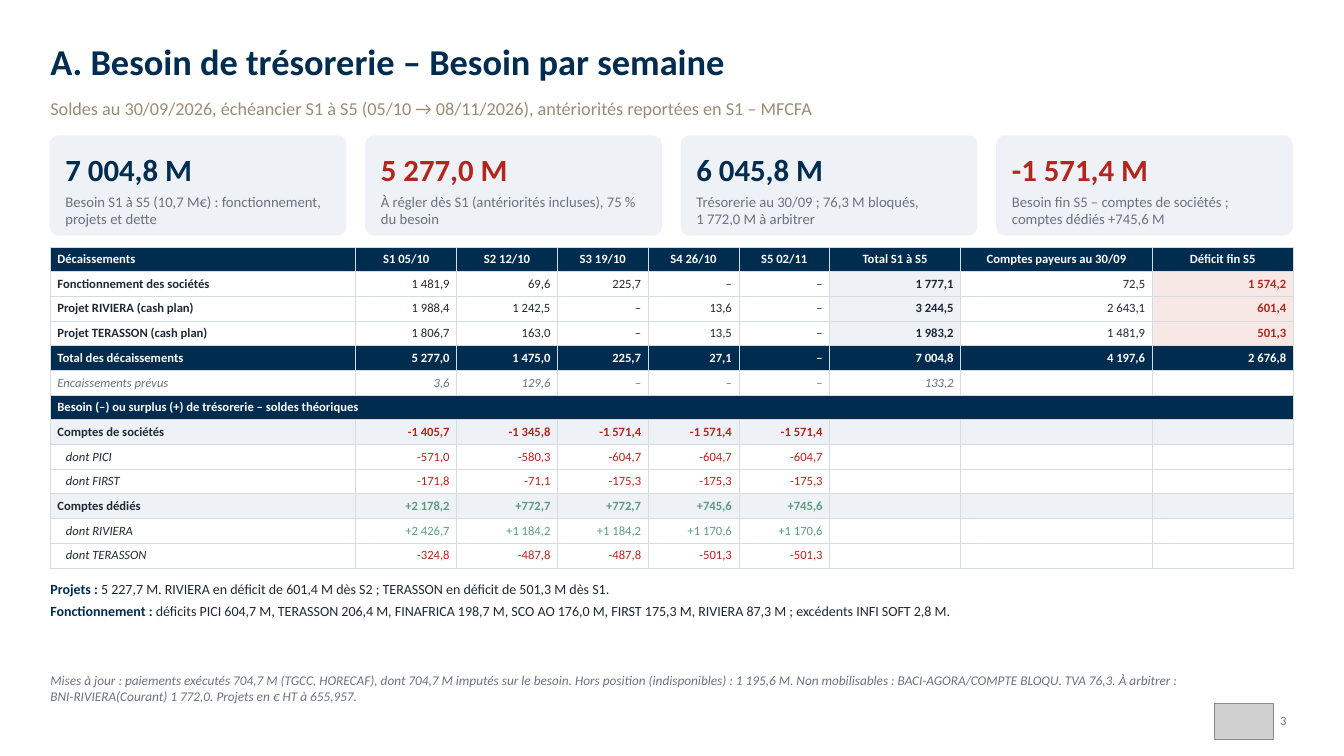
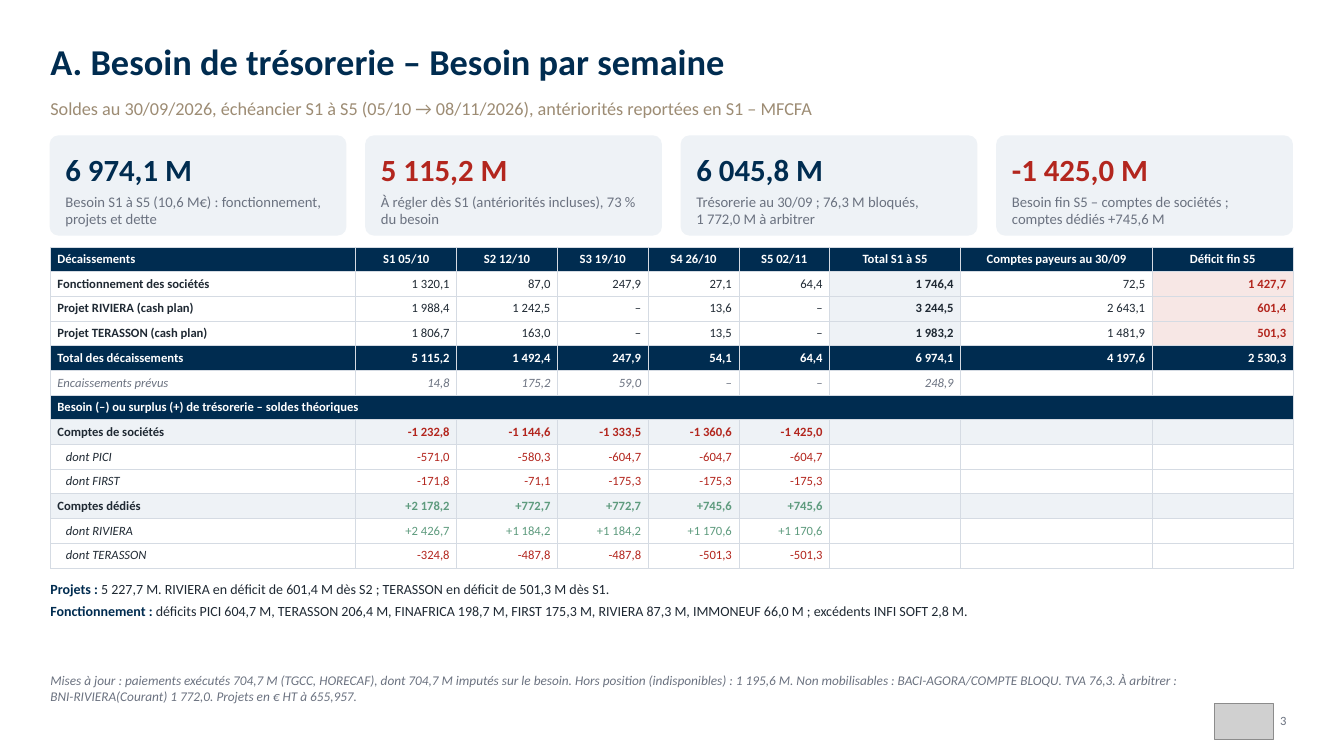
Before and after one commit to angehkouadio/claudeproject, a slide deck: slide 3 of RCI_Besoins_Tresorerie_Comptes_Paiement_30-09-2026.pptx. Drawn at 1344x756 pixels with LibreOffice and Linux fonts; fonts in the diff are those of the drawing; grey boxes stand for pictures. Boxes give left, top, right and bottom in pixels: in the first picture for what was removed or moved away, otherwise in the second. Text is boxed around its words. In the diff, an @@ line names an element or a change of style, - is before the commit and + after.

```diff
--- a/RCI_Besoins_Tresorerie_Comptes_Paiement_30-09-2026.pptx
+++ b/RCI_Besoins_Tresorerie_Comptes_Paiement_30-09-2026.pptx
@@ text at [65,160,192,185]: text changed @@
-7 004,8 M
+6 974,1 M
@@ text at [381,161,508,185]: text changed @@
-5 277,0 M
+5 115,2 M
@@ text at [1012,161,1148,185]: text changed @@
--1 571,4 M
+-1 425,0 M
@@ text at [65,196,321,227]: text changed @@
-Besoin S1 à S5 (10,7 M€) : fonctionnement, projets et dette
+Besoin S1 à S5 (10,6 M€) : fonctionnement, projets et dette
@@ text at [381,195,622,224]: text changed @@
-À régler dès S1 (antériorités incluses), 75 % du besoin
+À régler dès S1 (antériorités incluses), 73 % du besoin
@@ table at [50,247,1294,565] @@
-row 2: Fonctionnement des sociétés | 1 481,9 | 69,6 | 225,7 | – | – | 1 777,1 | 72,5 | 1 574,2
+row 2: Fonctionnement des sociétés | 1 320,1 | 87,0 | 247,9 | 27,1 | 64,4 | 1 746,4 | 72,5 | 1 427,7
-row 5: Total des décaissements | 5 277,0 | 1 475,0 | 225,7 | 27,1 | – | 7 004,8 | 4 197,6 | 2 676,8
+row 5: Total des décaissements | 5 115,2 | 1 492,4 | 247,9 | 54,1 | 64,4 | 6 974,1 | 4 197,6 | 2 530,3
-row 6: Encaissements prévus | 3,6 | 129,6 | – | – | – | 133,2 |  | 
+row 6: Encaissements prévus | 14,8 | 175,2 | 59,0 | – | – | 248,9 |  | 
-row 8: Comptes de sociétés | -1 405,7 | -1 345,8 | -1 571,4 | -1 571,4 | -1 571,4 |  |  | 
+row 8: Comptes de sociétés | -1 232,8 | -1 144,6 | -1 333,5 | -1 360,6 | -1 425,0 |  |  | 
@@ text at [50,606,967,618]: text changed @@
-• Fonctionnement : déficits PICI 604,7 M, TERASSON 206,4 M, FINAFRICA 198,7 M, SCO AO 176,0 M, FIRST 175,3 M, RIVIERA 87,3 M ; excédents INFI SOFT 2,8 M.
+• Fonctionnement : déficits PICI 604,7 M, TERASSON 206,4 M, FINAFRICA 198,7 M, FIRST 175,3 M, RIVIERA 87,3 M, IMMONEUF 66,0 M ; excédents INFI SOFT 2,8 M.
```
Also in this commit, not shown: 4 other slides changed, 2 other files.
